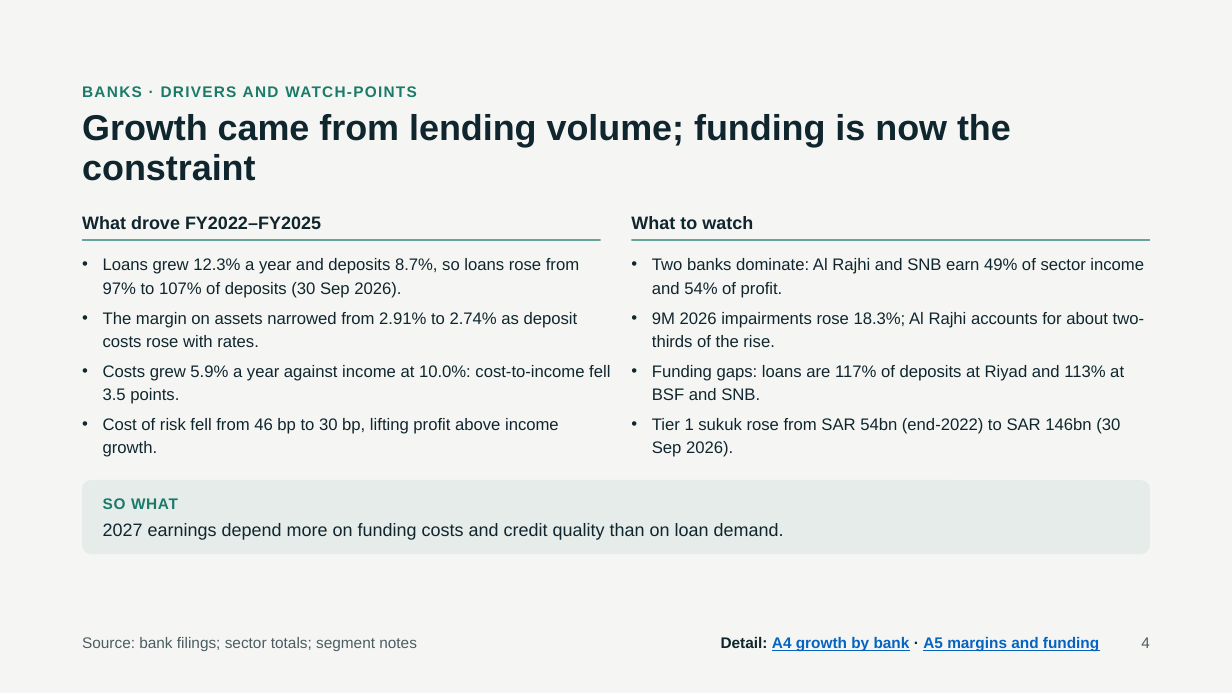
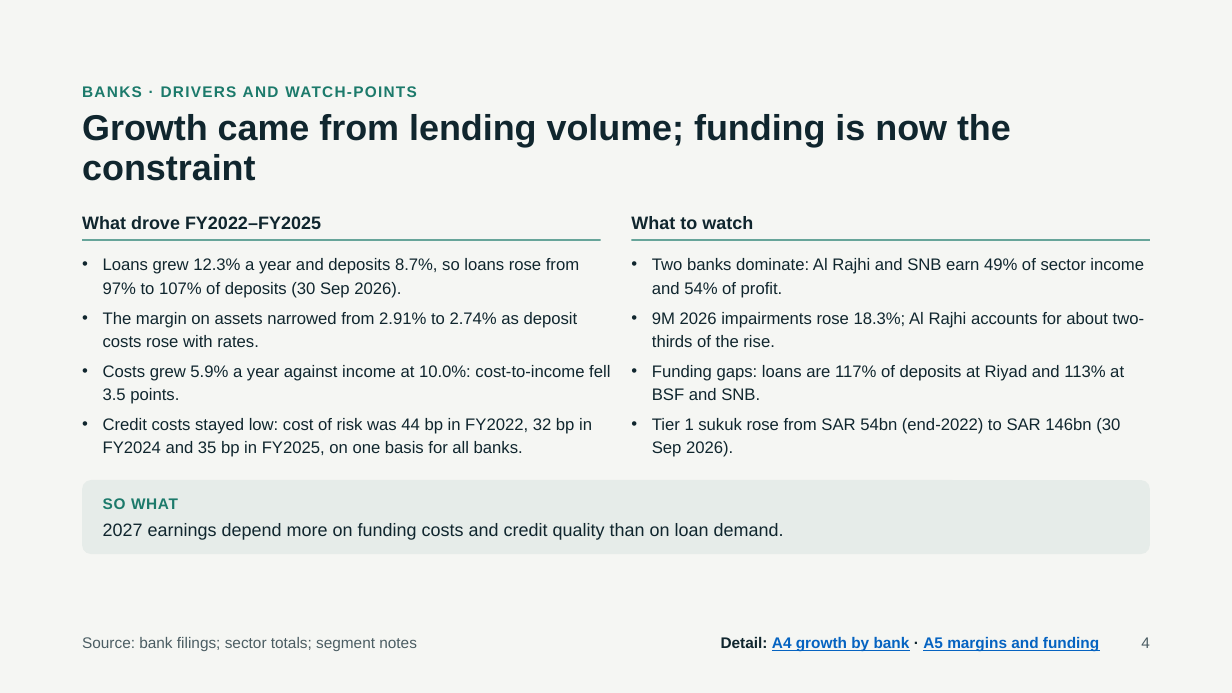
Before and after one commit to KhalidAba94/Test, a slide deck: slide 4 of sector-analysis/output/Energy_Banks_Pilot_Review.pptx. Drawn at 1232x693 pixels with LibreOffice and Linux fonts; fonts in the diff are those of the drawing. Boxes give left, top, right and bottom in pixels: in the first picture for what was removed or moved away, otherwise in the second. Text is boxed around its words. In the diff, an @@ line names an element or a change of style, - is before the commit and + after.

```diff
--- a/sector-analysis/output/Energy_Banks_Pilot_Review.pptx
+++ b/sector-analysis/output/Energy_Banks_Pilot_Review.pptx
@@ text at box(103, 418, 592, 457): text changed @@
-• Cost of risk fell from 46 bp to 30 bp, lifting profit above income growth.
+• Credit costs stayed low: cost of risk was 44 bp in FY2022, 32 bp in FY2024 and 35 bp in FY2025, on one basis for all banks.
```
Also in this commit, not shown: 9 other slides changed, 45 other files.
